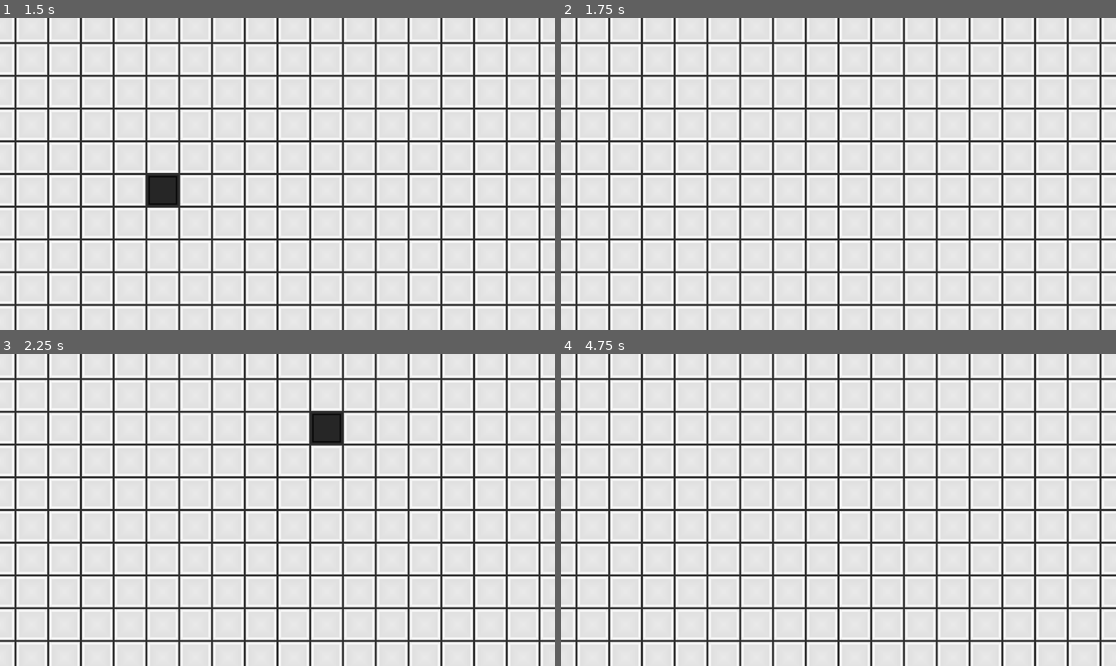
Above: before the commit, frames 1-4 (two rows, left to right).
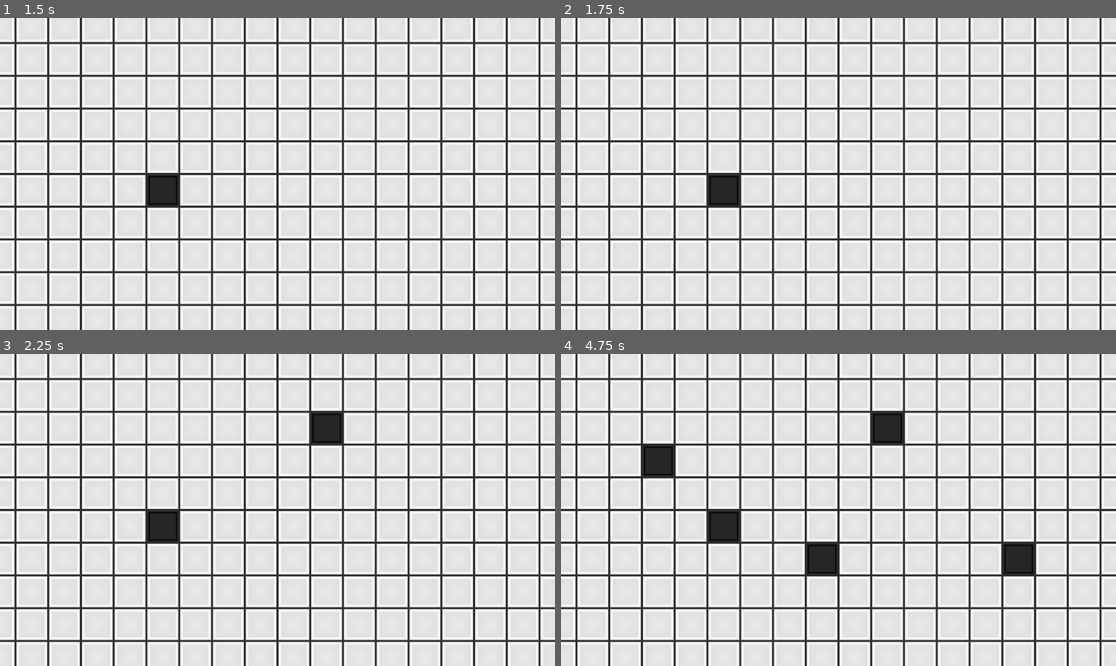
Above: after the commit, the same moments.

Repository: robotabc773/Brackeys2024.1
Game: Godot game, scene res://Scenes/test.tscn
Two runs of this game, one before a commit and one after it. Both use one fixed random seed, a clock stepped at 60 frames per second and the inputs below.
Inputs (mouse positions are in pixels of both pictures, inside the frame that each line leads up to):
- Up to frame 1 (1.5 s): tap Enter at 0.5 s; click (277, 174) at 0.67 s; tap Space at 1.25 s; move the mouse to (166, 189) at 1.27 s; click (166, 189) at 1.42 s
- Up to frame 2 (1.75 s): no input
- Up to frame 3 (2.25 s): tap Enter at 2 s; move the mouse to (333, 441) at 2.02 s; click (333, 441) at 2.17 s
- Up to frame 4 (4.75 s): tap Space at 2.75, 4.25 s; move the mouse to (810, 572) at 2.77 s; click (810, 572) at 2.92 s; tap Enter at 3.5 s; move the mouse to (1005, 556) at 3.52 s; click (1005, 556) at 3.67 s; move the mouse to (672, 463) at 4.27 s; click (672, 463) at 4.42 s

Frame 1 is identical in both runs. In frame 2, 0.6% of the frame differs, in the area x 26-33%, y 50-61%; in frame 3, 0.6%; in frame 4, 2.8%, in the area x 14-86%, y 18-71%.

Commit message:
path progress, needs work to handle diagonal/fast movement

Diff:
--- a/Scripts/LogicGrid.gd
+++ b/Scripts/LogicGrid.gd
@@ -15,6 +15,17 @@
 var display_grid : Grid
 ## Position of the tile the mouse is currently over
 var hovered_tile : Vector2i
+
+## Current tool instance
+var current_tool : Tools.Tool = Tools.ToolTest.new()
+## Whether there is currenty a tool in the process of being used
+var tool_in_progress : bool
+## Position the tool started in
+var tool_start_pos : Vector2i
+## Copy of the grid from before the current tool started being used
+var tool_initial_grid : Grid
+## Path the mouse has taken over the course of the current tool
+var tool_path : Array[Vector2i]
 
 ## Called on start
 ## Initializes tiles and display_grid
@@ -35,19 +46,25 @@
 		tile.state = Tile.State.LIGHT
 		# Get notified when the mouse hovers over the tile, with the tile's position
 		tile.mouse_entered.connect(_tile_mouse_entered.bind(display_grid.index_to_pos(i)))
+		tile.mouse_exited.connect(_tile_mouse_exited.bind(display_grid.index_to_pos(i)))
 
 ## Called when the mouse moves over a new tile
 func _tile_mouse_entered(pos : Vector2i) -> void:
+	if tool_in_progress:
+		var existing_index = tool_path.find(pos)
+		if existing_index != -1:
+			# We've gone backwards
+			tool_path.resize(existing_index + 1)
+		else:
+			tool_path.append(pos)
 	hovered_tile = pos
 
-## Current tool instance
-var current_tool : Tools.Tool = Tools.ToolA.new()
-## Whether there is currenty a tool in the process of being used
-var tool_in_progress : bool
-## Position the tool started in
-var tool_start_pos : Vector2i
-## Copy of the grid from before the current tool started being used
-var tool_initial_grid : Grid
+## Called when the mouse moves away from a tile
+func _tile_mouse_exited(pos : Vector2i) -> void:
+	#if tool_in_progress:
+		#tool_path.append(pos)
+	pass
+
 ## Handles mouse input for starting and finishing tools
 func _gui_input(event):
 	if not event is InputEventMouseButton:
@@ -59,12 +76,13 @@
 		tool_in_progress = true
 		tool_start_pos = hovered_tile
 		tool_initial_grid = display_grid.copy()
+		tool_path = [hovered_tile]
 	else:
 		# Mouse was released, finish the tool if it is in progress
 		if not tool_in_progress:
 			return
 		var tool_final_grid = tool_initial_grid.copy()
-		var result = current_tool.apply(tool_final_grid, [tool_start_pos, hovered_tile])
+		var result = current_tool.apply(tool_final_grid, tool_path)
 		if result == Tools.Result.SUCCESS:
 			display_grid = tool_final_grid
 		else:
@@ -76,7 +94,7 @@
 	# Update tool preview
 	if tool_in_progress:
 		var preview_grid = tool_initial_grid.copy()
-		var result = current_tool.apply(preview_grid, [tool_start_pos, hovered_tile])
+		var result = current_tool.apply(preview_grid, tool_path)
 		if result != Tools.Result.FAILURE:
 			display_grid = preview_grid
 
--- a/Scripts/Tools.gd
+++ b/Scripts/Tools.gd
@@ -22,6 +22,18 @@
 	func apply(grid : Grid, path : Array[Vector2i]) -> Result:
 		assert(false, "Unimplemented")
 		return Result.FAILURE
+
+class ToolTest extends Tool:
+	## Should return true iff the given position is valid to start the tool at
+	func valid_start_pos(grid : Grid, pos : Vector2i) -> bool:
+		return true
+
+	## Apply the tool to the grid, returning the relevant [enum Tools.Result]
+	func apply(grid : Grid, path : Array[Vector2i]) -> Result:
+		print(path)
+		for pos in path:
+			grid.set_state(pos, Tile.State.DARK)
+		return Result.SUCCESS
 
 ## [Tool] that draws an unfilled rectangle of dark squares.
 ## The corners must be light and the start and end row and column must both be different
